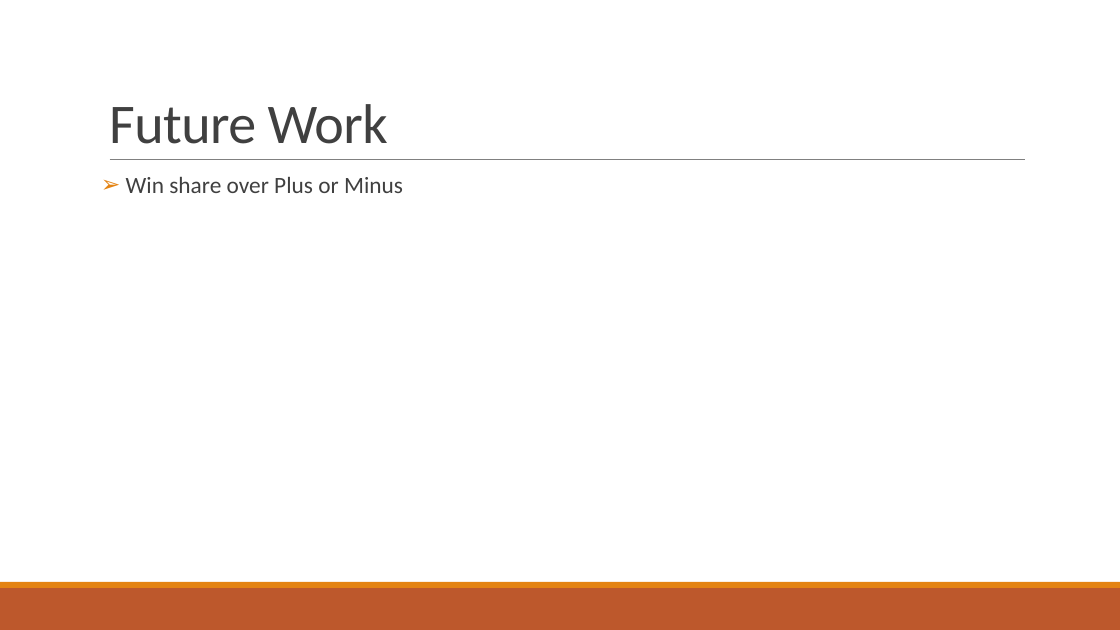
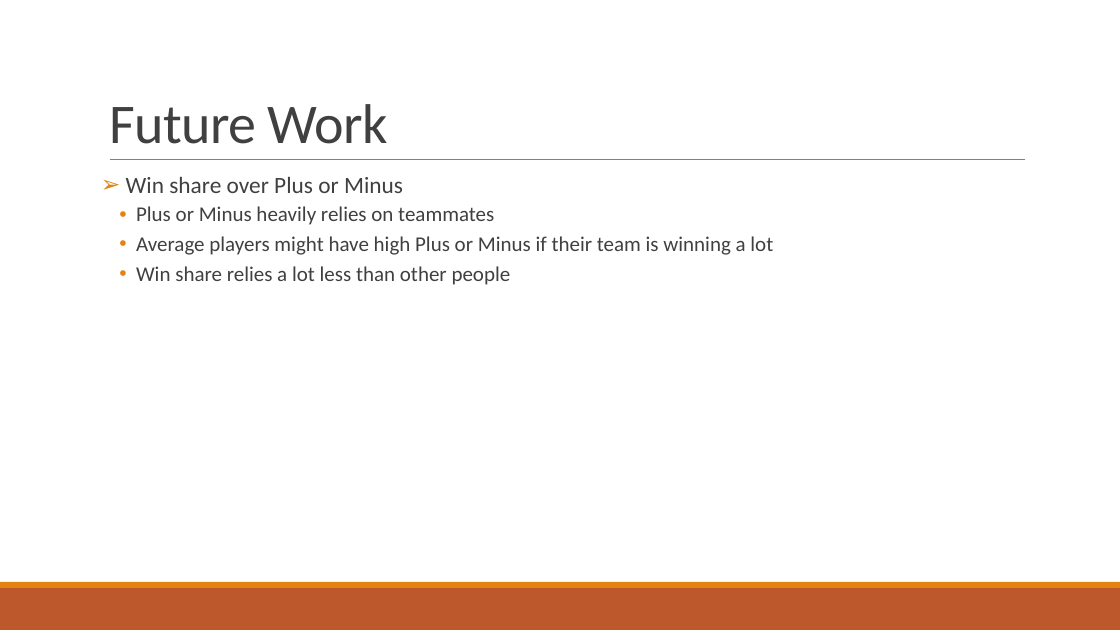
Before and after one commit to zizhouW/Stat-444-Final-Project, a slide deck: slide 25 of presentation.pptx. Drawn at 1120x630 pixels with LibreOffice and Linux fonts; fonts in the diff are those of the drawing. Boxes give left, top, right and bottom in pixels: in the first picture for what was removed or moved away, otherwise in the second. Text is boxed around its words. In the diff, an @@ line names an element or a change of style, - is before the commit and + after.

```diff
--- a/presentation.pptx
+++ b/presentation.pptx
@@ text at (136, 206, 773, 285): paragraphs added @@
+  • Plus or Minus heavily relies on teammates
+  • Average players might have high Plus or Minus if their team is winning a lot
+  • Win share relies a lot less than other people
```
Also in this commit, not shown: 1 other slide changed, 4 other files.
